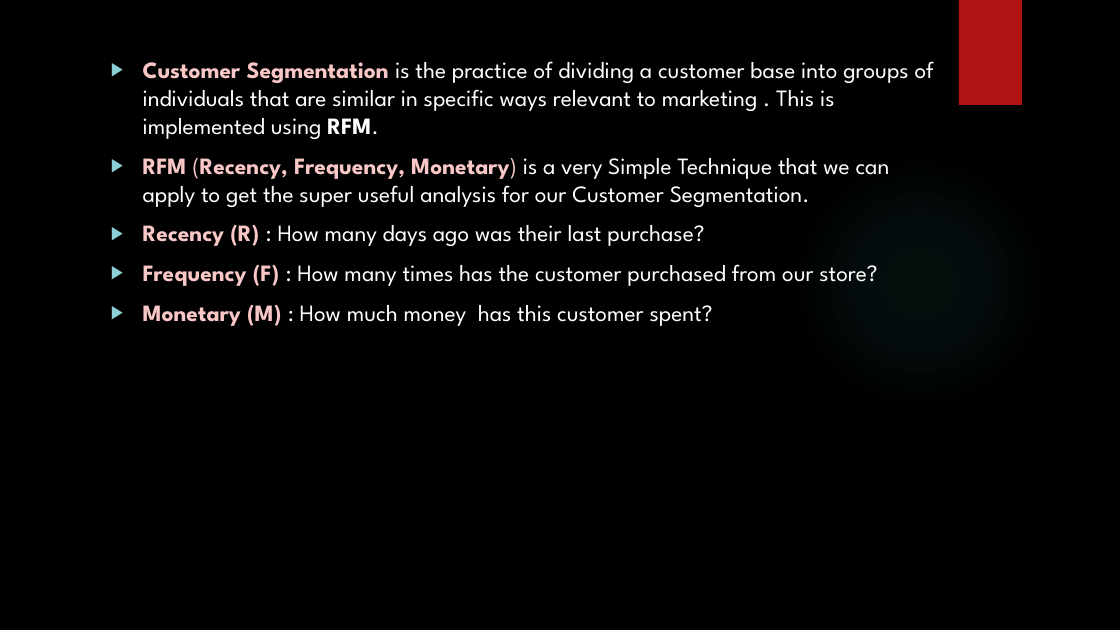
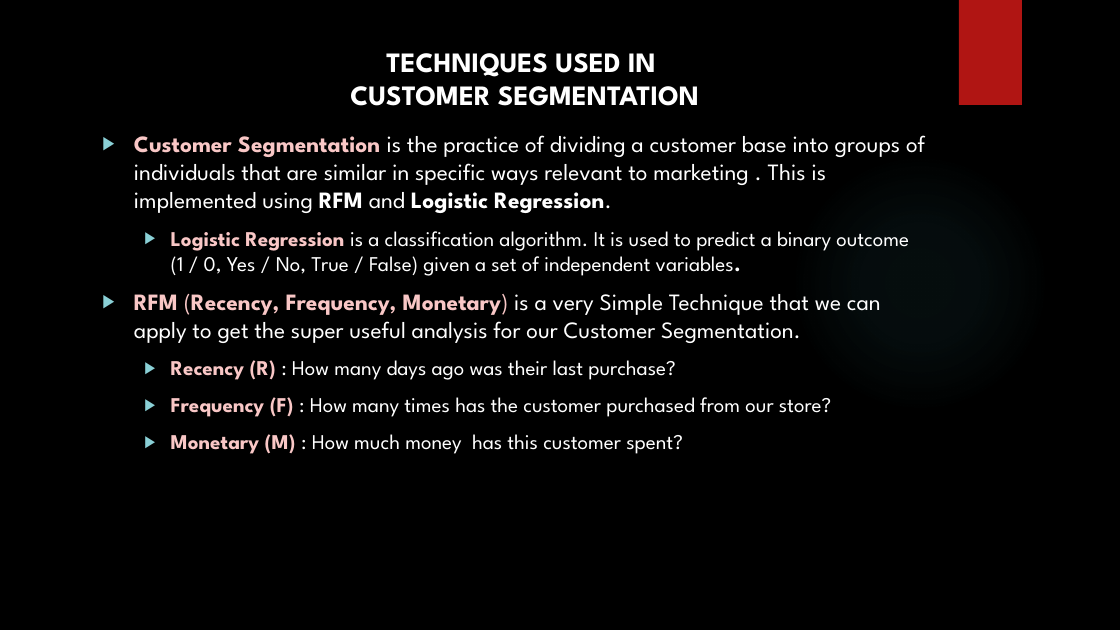
Before and after one commit to madhuhasa/digital-alpha, a slide deck: slide 15 of project/DIGITAL MARKETING.pptx (slide 13 before the commit). Drawn at 1120x630 pixels with LibreOffice and Linux fonts; fonts in the diff are those of the drawing; background and template pictures are left out. Boxes give left, top, right and bottom in pixels: in the first picture for what was removed or moved away, otherwise in the second. Text is boxed around its words. In the diff, an @@ line names an element or a change of style, - is before the commit and + after.

```diff
--- a/project/DIGITAL MARKETING.pptx
+++ b/project/DIGITAL MARKETING.pptx
@@ text added at (350, 53, 699, 106), 24 pt, text #FFFFFF, bold @@
+TECHNIQUES USED IN
+CUSTOMER SEGMENTATION
@@ text "Customer Segmentation is the practice ...": place and size @@
-text "Customer Segmentation is the practice ..." at (143, 61, 934, 326)
+text "Customer Segmentation is the practice ..." at (134, 135, 925, 454)
@@ text at (134, 135, 925, 276): text changed @@
-▶ Customer Segmentation is the practice of dividing a customer base into groups of individuals that are similar in specific ways relevant to marketing . This is implemented using RFM.
+▶ Customer Segmentation is the practice of dividing a customer base into groups of individuals that are similar in specific ways relevant to marketing . This is implemented using RFM and Logistic Regression.
+  ▶ Logistic Regression is a classification algorithm. It is used to predict a binary outcome (1 / 0, Yes / No, True / False) given a set of independent variables.
@@ text at (171, 360, 831, 454): size 20 to 18 pt in "Recency (R) : How many days ago ...", "Frequency (F) : How many times has ...", "Monetary (M) : How much money has ..."; list level 1 to 2 in "Recency (R) : How many ..."; list level 1 to 2 in "Frequency (F) : How many ..."; list level 1 to 2 in "Monetary (M) : How much ..." @@
```
Also in this commit, not shown: 21 other slides changed, 5 slides added, 3 slides removed.
